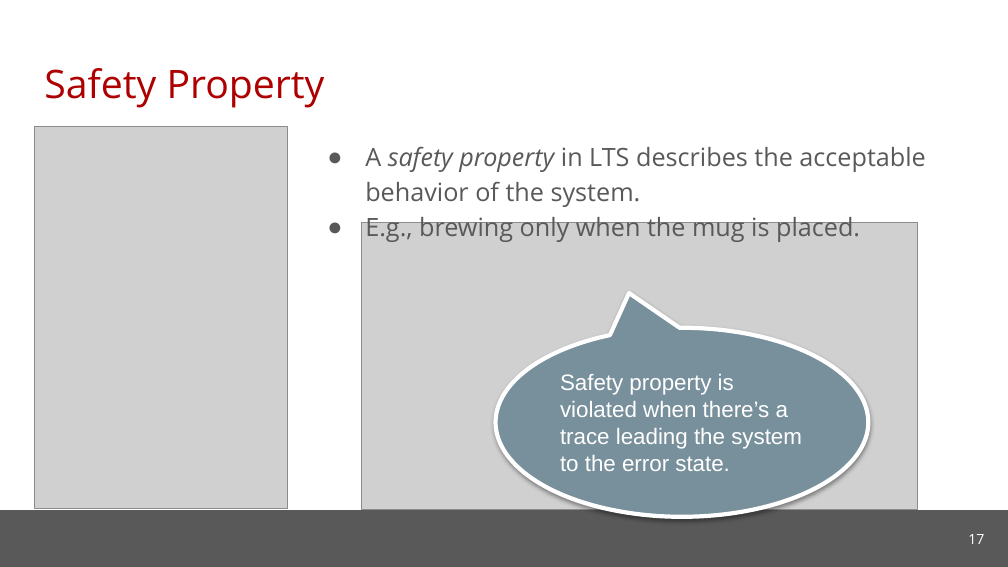
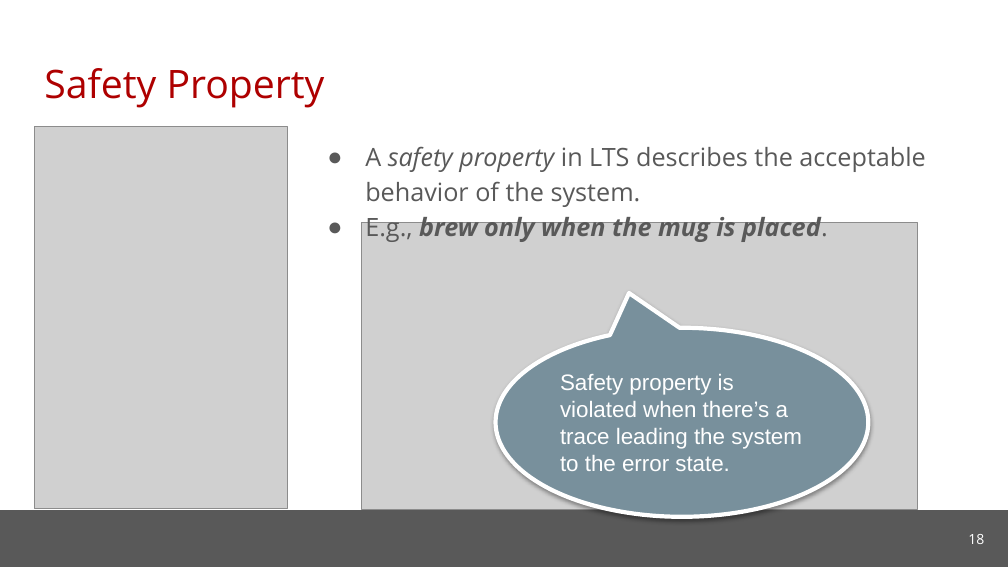
Before and after one commit to cmu-soda/Robustness, a slide deck: slide 18 of Robustness-SSSG.pptx (slide 17 before the commit). Drawn at 1008x567 pixels with LibreOffice and Linux fonts; fonts in the diff are those of the drawing; grey boxes stand for pictures; background and template pictures are left out. Boxes give left, top, right and bottom in pixels: in the first picture for what was removed or moved away, otherwise in the second. Text is boxed around its words. In the diff, an @@ line names an element or a change of style, - is before the commit and + after.

```diff
--- a/Robustness-SSSG.pptx
+++ b/Robustness-SSSG.pptx
@@ text at <box>365,212,828,242</box>: text changed; bold on; italic on @@
-● E.g., brewing only when the mug is placed.
+● E.g., brew only when the mug is placed.
@@ page number at <box>968,534,984,544</box>: text changed @@
-17
+18
```
Also in this commit, not shown: 18 other slides changed, 9 slides added, 13 slides removed.
